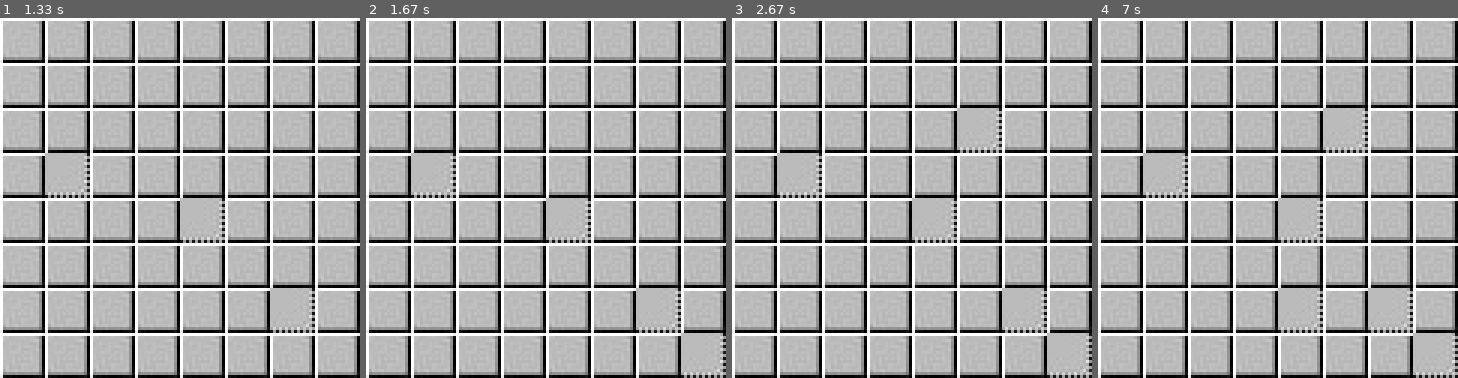
Above: before the commit, frames 1-4 (left to right).
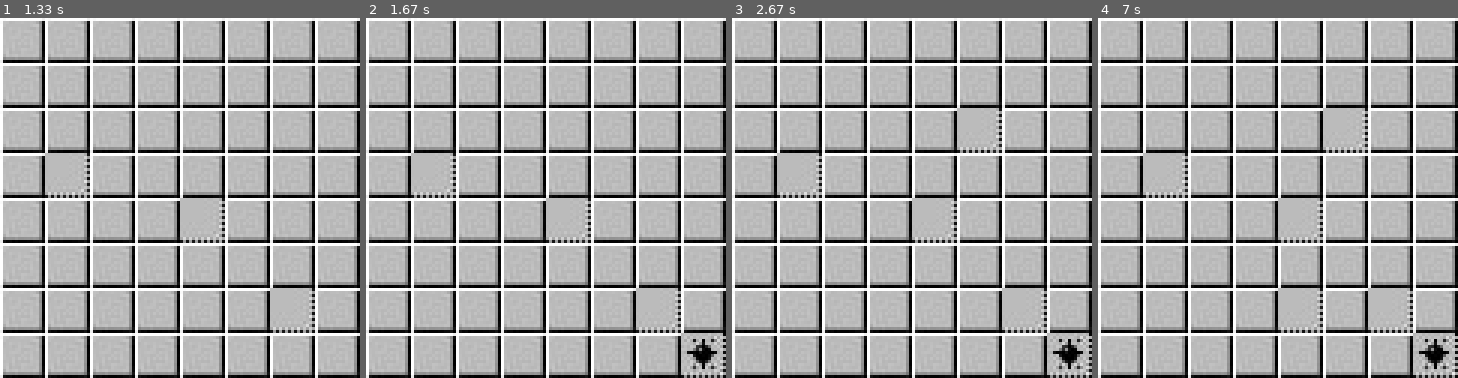
Above: after the commit, the same moments.

Repository: CunningCheese/pygame-minesweeper
Game: pygame game, started from main.py
Two runs of this game, one before a commit and one after it. Both use one fixed random seed, a clock stepped at 60 frames per second and the inputs below.
Inputs (mouse positions are in pixels of both pictures, inside the frame that each line leads up to):
- Up to frame 1 (1.33 s): click (180, 198) at 0.38 s; press the mouse at (180, 198) at 0.7 s; move the mouse to (244, 262) at 0.8 s; release the mouse at (309, 324) at 0.93 s; press the mouse at (180, 198) at 1.03 s; move the mouse to (115, 190) at 1.13 s; release the mouse at (50, 187) at 1.27 s
- Up to frame 2 (1.67 s): press the mouse at (546, 198) at 1.37 s; move the mouse to (610, 262) at 1.47 s; release the mouse at (682, 334) at 1.6 s
- Up to frame 3 (2.67 s): click (1034, 291) at 2.22 s; click (987, 133) at 2.55 s
- Up to frame 4 (7 s): click (1292, 295) at 6.88 s

Frame 1 is identical in both runs. In frame 2, 0.4% of the frame differs, in the area x 89-100%, y 88-100%; in frame 3, 0.4%; in frame 4, 0.4%.

Commit message:
Added check_adjacent() function Added draw_tile() function Cleaned up experimental lists

Diff:
--- a/main.py
+++ b/main.py
@@ -4,7 +4,8 @@
 import pygame
 from pygame.locals import *
 
-mine_grid = [ #mine = 1, no_mine = 0
+"""
+player_grid = [ #clicked = 1, unclicked = 0
     [0,0,0,0,0,0,0,0],
     [0,0,0,0,0,0,0,0],
     [0,0,0,0,0,0,0,0],
@@ -14,17 +15,7 @@
     [0,0,0,0,0,0,0,0],
     [0,0,0,0,0,0,0,0]
 ]
-
-player_grid = [ #clicked = 1, unclicked = 0
-    [0,0,0,0,0,0,0,0],
-    [0,0,0,0,0,0,0,0],
-    [0,0,0,0,0,0,0,0],
-    [0,0,0,0,0,0,0,0],
-    [0,0,0,0,0,0,0,0],
-    [0,0,0,0,0,0,0,0],
-    [0,0,0,0,0,0,0,0],
-    [0,0,0,0,0,0,0,0]
-]
+"""
 
 block_size = 15
 
@@ -33,28 +24,12 @@
     pygame.init()
 
     player_grid = generate_map(8, 8)
-    mine_map = generate_map(8, 8, 8)
-    print(mine_map)
-
-    # IMAGES INIT
-    unclicked_tile = pygame.image.load("./resources/unclicked.jpg")
-    flagged_tile = pygame.image.load("./resources/flag.jpg")
-    mine_tile = pygame.image.load("./resources/mine.jpg")
-    flagged_mine_tile = pygame.image.load("./resources/mineflag.jpg")
-
-    zero_mines = pygame.image.load("./resources/0.jpg")
-    one_mine = pygame.image.load("./resources/1.jpg")
-    two_mines = pygame.image.load("./resources/2.jpg")
-    three_mines = pygame.image.load("./resources/3.jpg")
-    four_mines = pygame.image.load("./resources/4.jpg")
-    five_mines = pygame.image.load("./resources/5.jpg")
-    six_mines = pygame.image.load("./resources/6.jpg")
-    seven_mines = pygame.image.load("./resources/7.jpg")
-    eight_mines = pygame.image.load("./resources/8.jpg")
+    mine_grid = generate_map(8, 8, 8)
+    print(mine_grid)
 
 
     #logo and title
-    logo = mine_tile
+    logo = pygame.image.load("./resources/mine.jpg")
     pygame.display.set_icon(logo)
     pygame.display.set_caption("MINESWEEPER") #title
 
@@ -65,7 +40,7 @@
     #generate empty board
     for row in range(0, len(mine_grid)):
             for col in range(0, len(mine_grid[row])):
-                 screen.blit(unclicked_tile, (col*block_size, row*block_size))
+                 draw_tile(row, col, "unclicked", screen)
 
     while running: #main loop
 
@@ -84,12 +59,23 @@
                 clicked_column = clicked_tile[1]
 
                 print(clicked_tile)
-
-                if player_grid[clicked_row][clicked_column] == 0: #check if not clicked
-                    player_grid[clicked_row][clicked_column] = 1 #change to clicked
-                    screen.blit(zero_mines, (clicked_column*block_size, clicked_row*block_size)) #palceholder
-                else:
-                    print("clicked!")
+                if (event.button == 1): #check for left click
+
+                    if player_grid[clicked_row][clicked_column] == 0: #check if not clicked
+                        player_grid[clicked_row][clicked_column] = 1 #change to clikced
+
+                        if mine_grid[clicked_row][clicked_column]: #check for mines
+                            draw_tile(clicked_row, clicked_column, "mine", screen)
+
+                        else:
+                            #change to zero tile icon
+                            draw_tile(clicked_row, clicked_column, "zero", screen)
+                            adjacent = check_adjacent(clicked_column, clicked_row, mine_grid, rows, cols)
+                            print(adjacent)
+
+                    else:
+                        adjacent = check_adjacent(clicked_column, clicked_row, mine_grid, rows, cols)
+                        print(adjacent)
 
         pygame.display.update()
 
@@ -118,7 +104,6 @@
         mine_list = random.sample(range(1, total_tiles+1), mine_count)
 
         map = generate_map(cols, rows) #empty map
-        print(map)
         pos = 0
 
         #place mines on map
@@ -137,6 +122,102 @@
     return list(map)
 
 
+#checks for adjacent mines
+def check_adjacent(col: int, row: int, mine_map: list, max_rows: int, max_cols: int) -> list:
+
+    max_cols -= 1
+    max_rows -= 1
+    adj_list = []
+
+    #check above
+    if row > 0 and mine_map[row-1][col] == 1:
+        adj_list.append((row-1, col))
+        print("Above")
+    #check below
+    if row < max_rows and mine_map[row+1][col] == 1:
+        adj_list.append((row+1, col))
+        print("Below")
+    #check left
+    if col > 0 and mine_map[row][col-1] == 1:
+        adj_list.append((row, col-1))
+        print("left")
+    #check right
+    if col < max_cols and mine_map[row][col+1] == 1:
+        adj_list.append((row, col+1))
+        print("Right")
+
+    #check top-left
+    if row > 0 and col > 0 and mine_map[row-1][col-1]:
+        adj_list.append((row-1, col-1))
+        print("Top-left")
+    #check top-right
+    if row > 0 and col < max_cols and mine_map[row-1][col+1] == 1:
+        print("Top-right")
+        adj_list.append((row-1, col+1))
+    #check bottom-left
+    if row < max_rows and col > 0 and mine_map[row+1][col-1]:
+        adj_list.append((row+1, col-1))
+        print("Bottom left")
+    #check bottom-right
+    if row < max_rows and col < max_cols and mine_map[row+1][col+1]:
+        adj_list.append((row+1, col+1))
+        print("Bottom right")
+
+    return adj_list
+
+
+def draw_tile(row, col, tile: str, display):
+
+    # IMAGES INIT
+    unclicked_tile = pygame.image.load("./resources/unclicked.jpg")
+    flagged_tile = pygame.image.load("./resources/flag.jpg")
+    mine_tile = pygame.image.load("./resources/mine.jpg")
+    flagged_mine_tile = pygame.image.load("./resources/mineflag.jpg")
+
+    zero_mines = pygame.image.load("./resources/0.jpg")
+    one_mine = pygame.image.load("./resources/1.jpg")
+    two_mines = pygame.image.load("./resources/2.jpg")
+    three_mines = pygame.image.load("./resources/3.jpg")
+    four_mines = pygame.image.load("./resources/4.jpg")
+    five_mines = pygame.image.load("./resources/5.jpg")
+    six_mines = pygame.image.load("./resources/6.jpg")
+    seven_mines = pygame.image.load("./resources/7.jpg")
+    eight_mines = pygame.image.load("./resources/8.jpg")
+
+    tile = tile.lower()
+    if tile == "unclicked":
+        display.blit(unclicked_tile, (col*block_size, row*block_size))
+    elif tile == "flag":
+        display.blit(flagged_tile, (col*block_size, row*block_size))
+    elif tile == "mine":
+        display.blit(mine_tile, (col*block_size, row*block_size))
+    elif tile == "flagmine":
+        display.blit(flagged_mine_tile, (col*block_size, row*block_size))
+    elif tile == "zero":
+        display.blit(zero_mines, (col*block_size, row*block_size))
+    elif tile == "one":
+        display.blit(one_mine, (col*block_size, row*block_size))
+    elif tile == "two":
+        display.blit(two_mines, (col*block_size, row*block_size))
+    elif tile == "three":
+        display.blit(three_mines, (col*block_size, row*block_size))
+    elif tile == "four":
+        display.blit(four_mines, (col*block_size, row*block_size))
+    elif tile == "five":
+        display.blit(five_mines, (col*block_size, row*block_size))
+    elif tile == "six":
+        display.blit(six_mines, (col*block_size, row*block_size))
+    elif tile == "seven":
+        display.blit(seven_mines, (col*block_size, row*block_size))
+    elif tile == "eight":
+        display.blit(eight_mines, (col*block_size, row*block_size))
+    else:
+        raise RuntimeError("Invalid tile type")
+
+
+
+    pass
+
 
 if __name__ == "__main__":
     main(8, 8)
